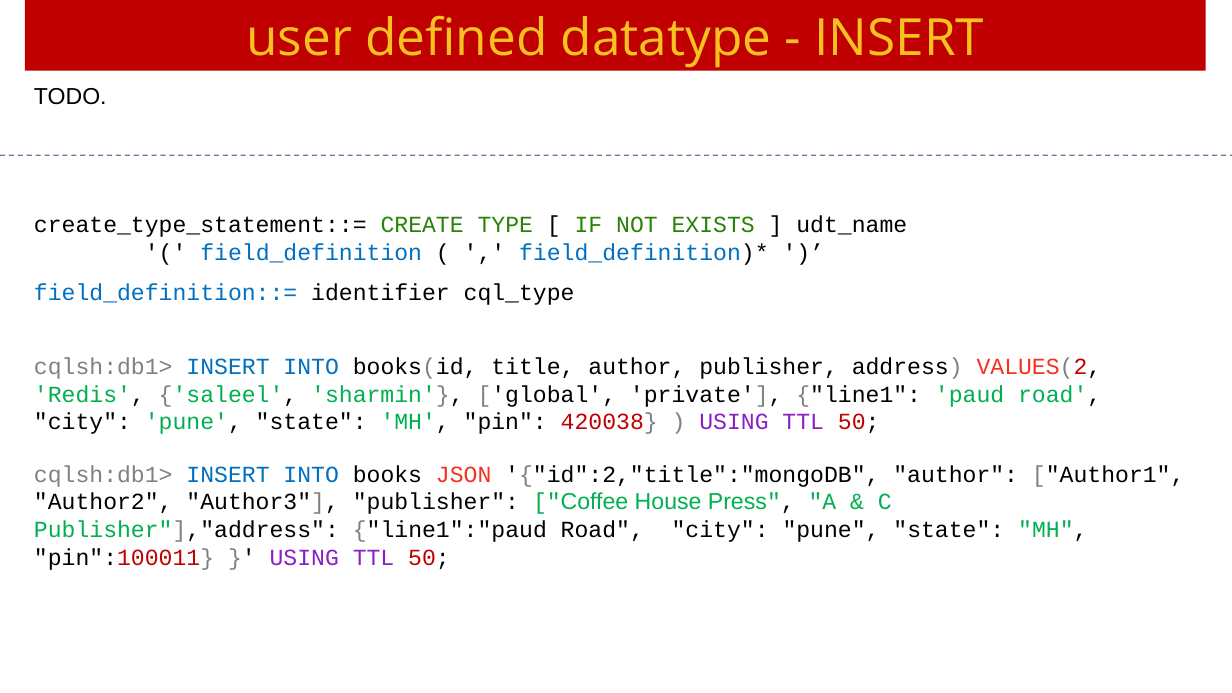
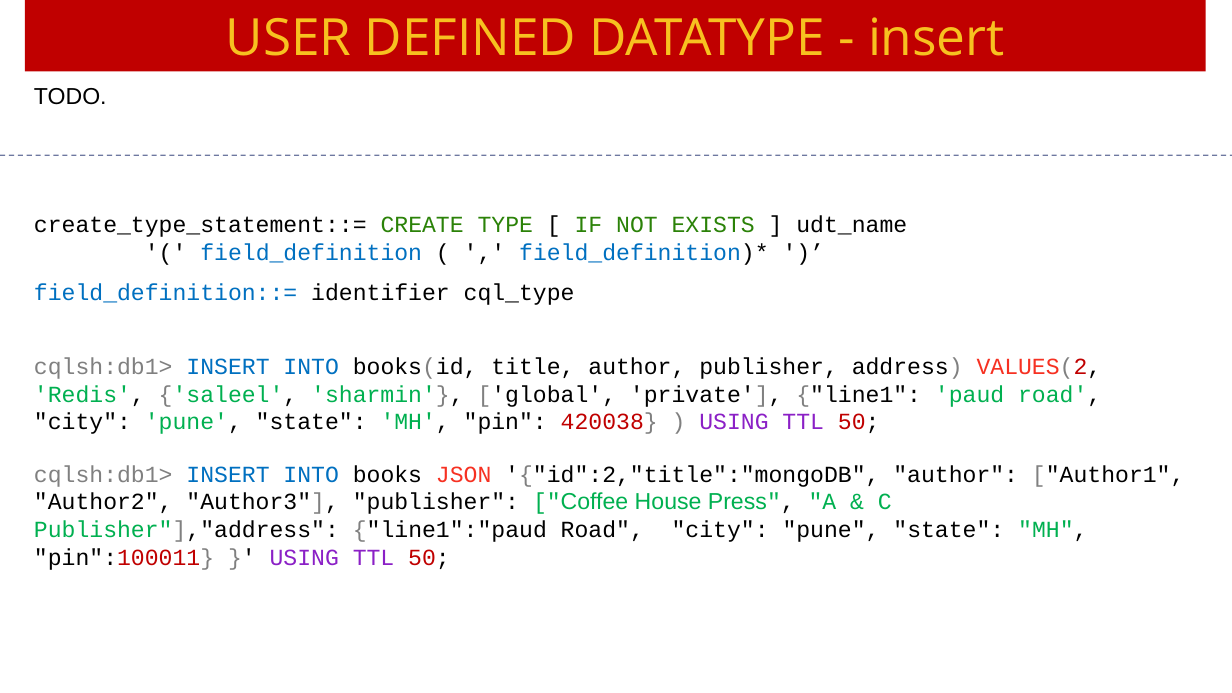
Before and after one commit to Saleel-Bagde/PPT-s, a slide deck: slide 50 of Cassandra Ver3.pptx. Drawn at 1232x693 pixels with LibreOffice and Linux fonts; fonts in the diff are those of the drawing. Boxes give left, top, right and bottom in pixels: in the first picture for what was removed or moved away, otherwise in the second. Text is boxed around its words. In the diff, an @@ line names an element or a change of style, - is before the commit and + after.

```diff
--- a/Cassandra Ver3.pptx
+++ b/Cassandra Ver3.pptx
@@ text in rectangle at <box>226,17,1005,56</box>: text changed @@
-user defined datatype - INSERT
+USER DEFINED DATATYPE - insert
```
Also in this commit, not shown: 21 other slides changed.
